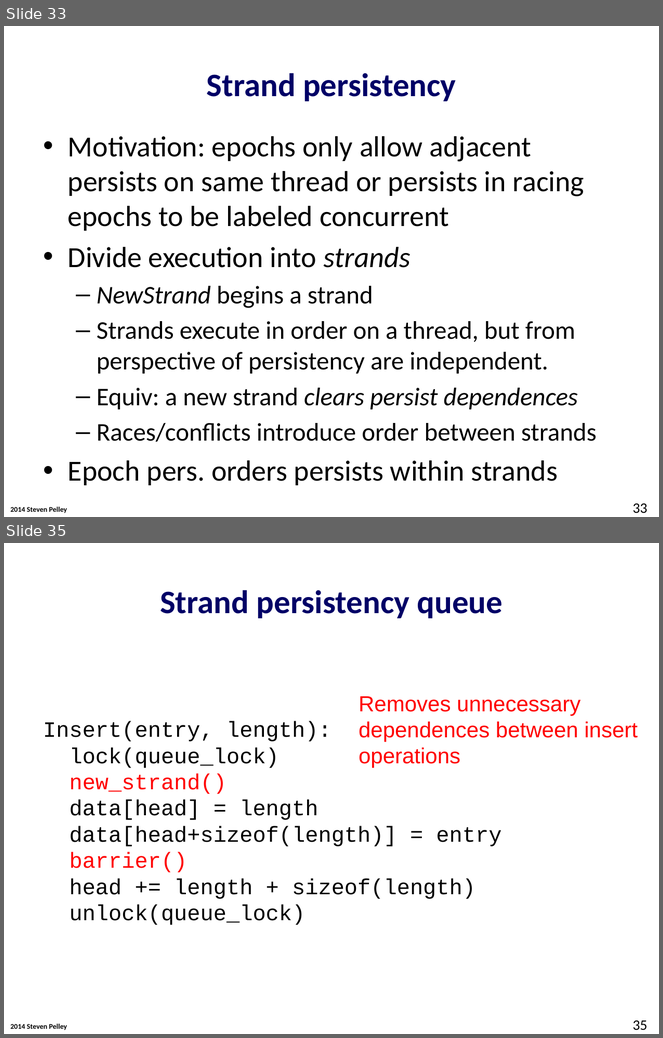
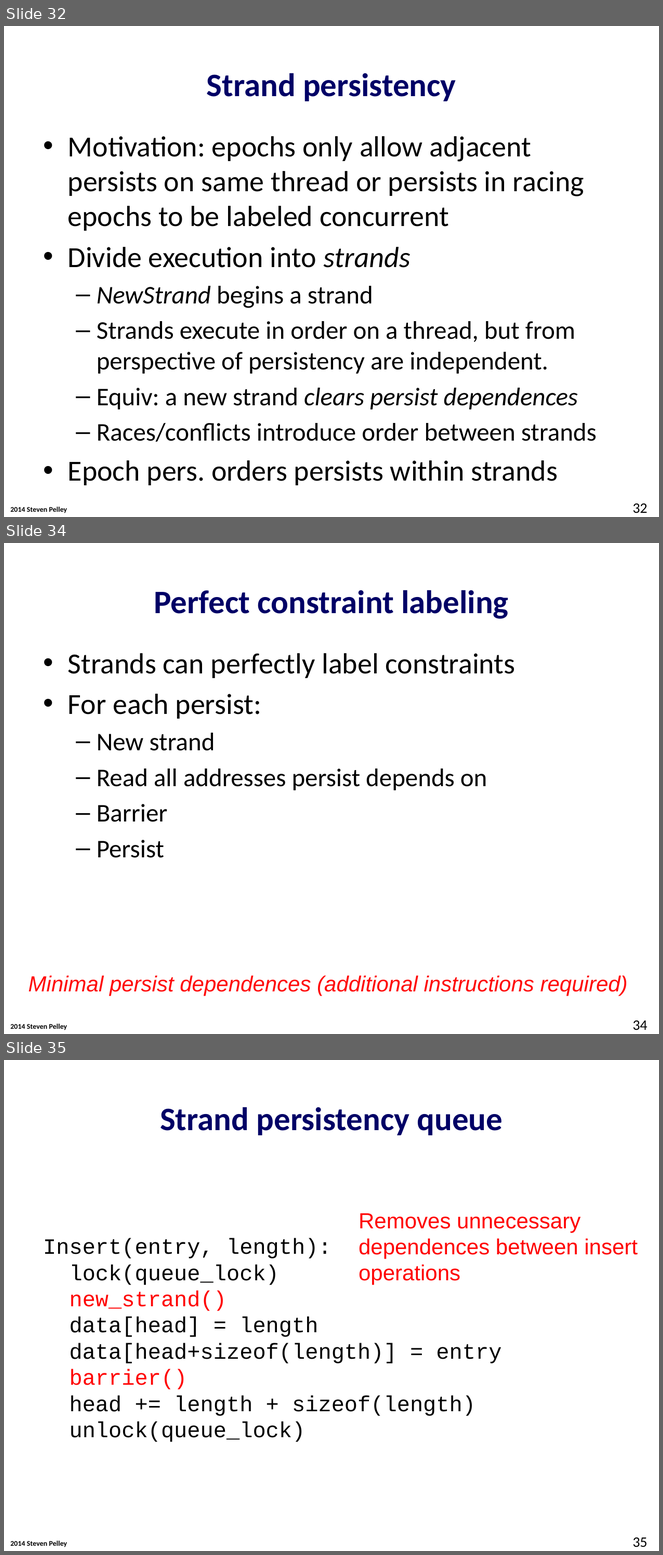
Before and after one commit to Abulila/dissertation, a slide deck: proposal/defense.pptx. Shown one above the other, each under a label of ours: slides 33 and 35 before the commit, slides 32, 34 and 35 after it; the slides between them are not shown. The pictures are 663x1038 and 663x1555 pixels, drawn with LibreOffice and Linux fonts; fonts in the diff are those of the drawing; background and template pictures are left out. Boxes give left, top, right and bottom in pixels: in the first picture for what was removed or moved away, otherwise in the second. Text is boxed around its words. In the diff, an @@ line names an element or a change of style, - is before the commit and + after.

Commit message:
inserting examples for persist epoch races and strand persistency

```diff
--- a/proposal/defense.pptx
+++ b/proposal/defense.pptx
@@ slide 34 added at <box>4,543,659,1034</box>, background #FFFFFF; not listed: 1 template element that a slide beside it also shows @@
@@ title added at <box>154,590,508,619</box>, 36 pt, text #000066, bold @@
+Perfect constraint labeling
@@ text added at <box>68,653,516,858</box>, 28 pt, text #000000 @@
+• Strands can perfectly label constraints
+• For each persist:
+  – New strand
+  – Read all addresses persist depends on
+  – Barrier
+  – Persist
@@ text added at <box>28,976,628,996</box>, 24 pt, text #FF0909, italic @@
+Minimal persist dependences (additional instructions required)
@@ page number added at <box>633,1021,647,1031</box>, 16 pt, text #000000 @@
+34
@@ what was slide 33 is now slide 32 @@
@@ page number at <box>633,504,647,514</box>: text changed @@
-33
+32
```
Also in this commit, not shown: 7 slides changed, 1 slide removed.
